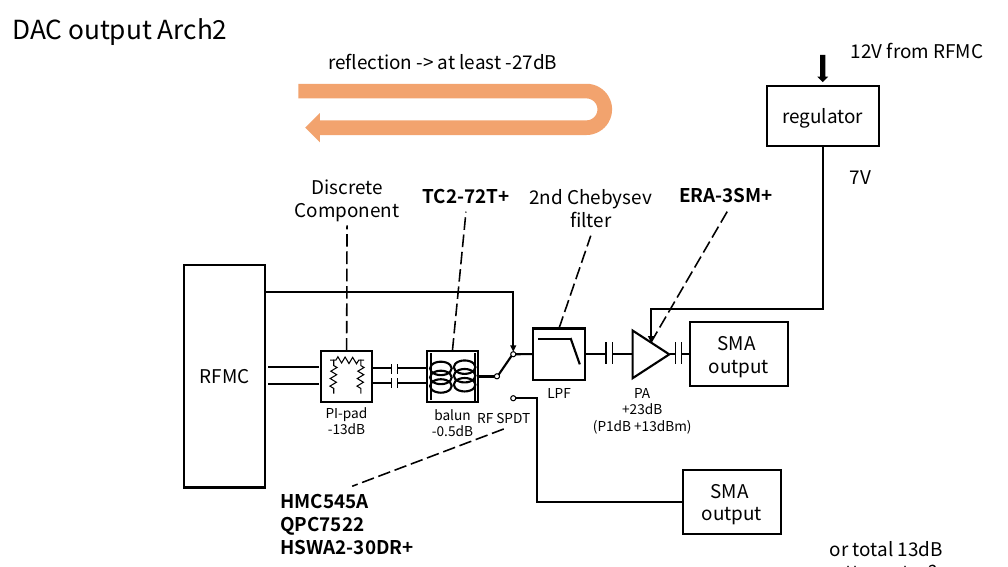
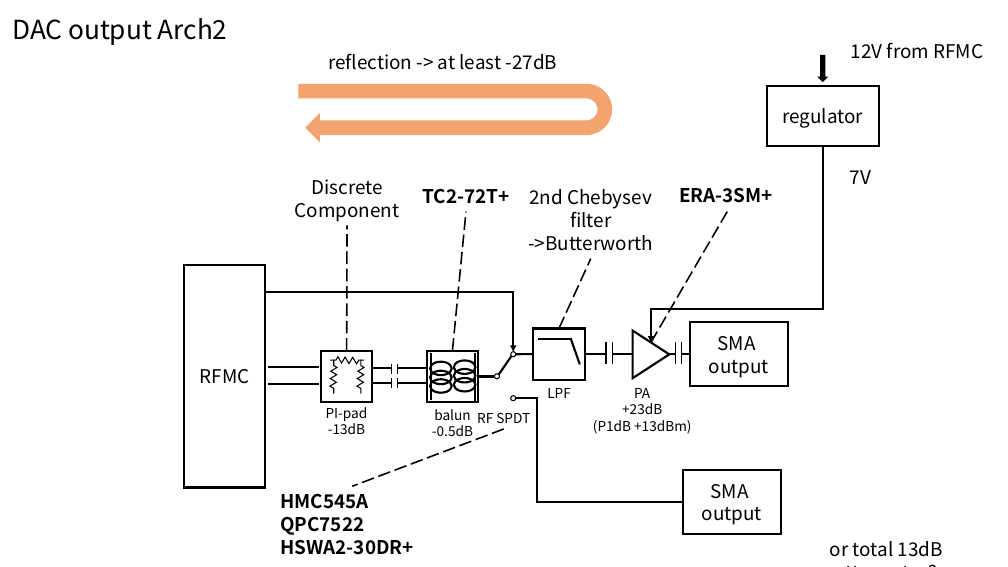
Before and after one commit to snu-quiqcl/RFSoC_FrontEnd, a slide deck: slide 7 of Documents/PPT/RFSoC RF FrontEnd_v1_00.pptx. Drawn at 1008x567 pixels with LibreOffice and Linux fonts; fonts in the diff are those of the drawing. Boxes give left, top, right and bottom in pixels: in the first picture for what was removed or moved away, otherwise in the second. Text is boxed around its words. In the diff, an @@ line names an element or a change of style, - is before the commit and + after.

Commit message:
Filter is chosen to butterworth filter, since second chebysev filter cannot be implemented in lumped element circuit

```diff
--- a/Documents/PPT/RFSoC RF FrontEnd_v1_00.pptx
+++ b/Documents/PPT/RFSoC RF FrontEnd_v1_00.pptx
@@ text at (x1=528, y1=235, x2=653, y2=251): paragraph added @@
+->Butterworth
@@ line moved from (559, 328) - (591, 236) to (559, 328) - (591, 259) @@
```
Also in this commit, not shown: 4 other files.
